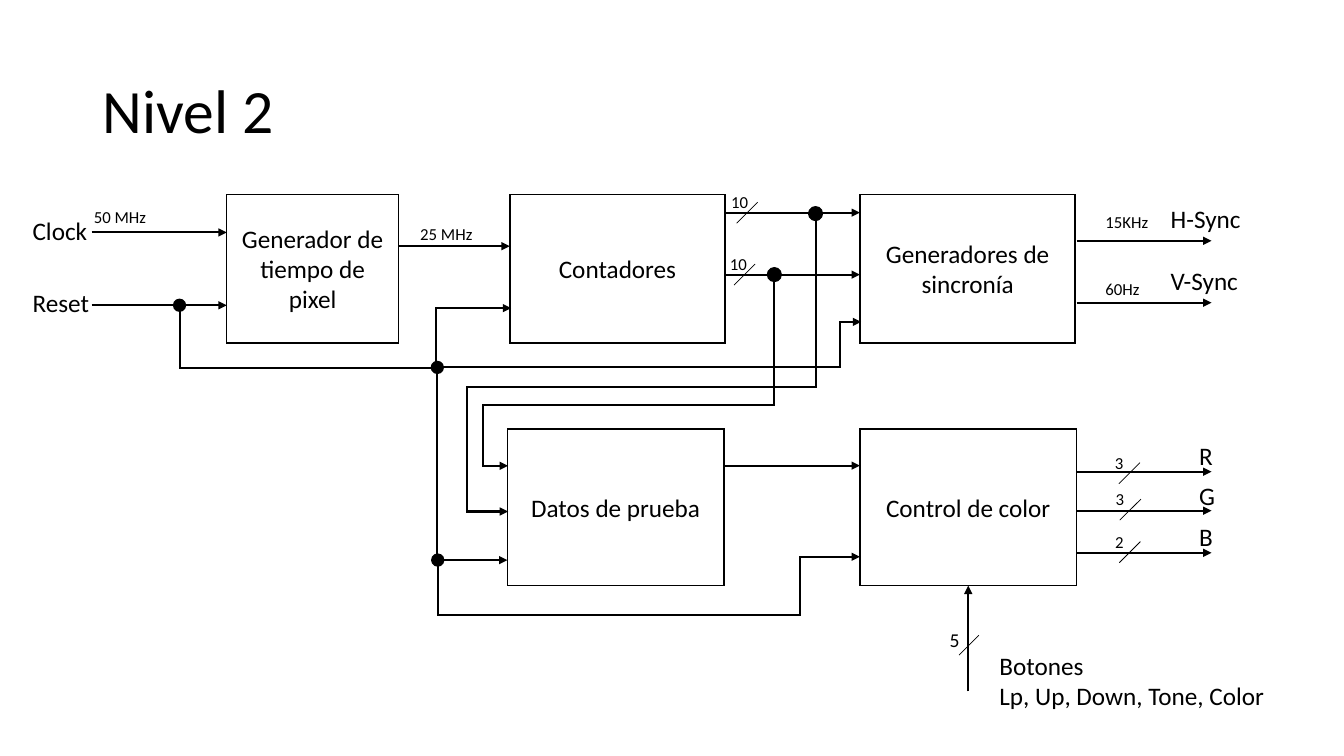
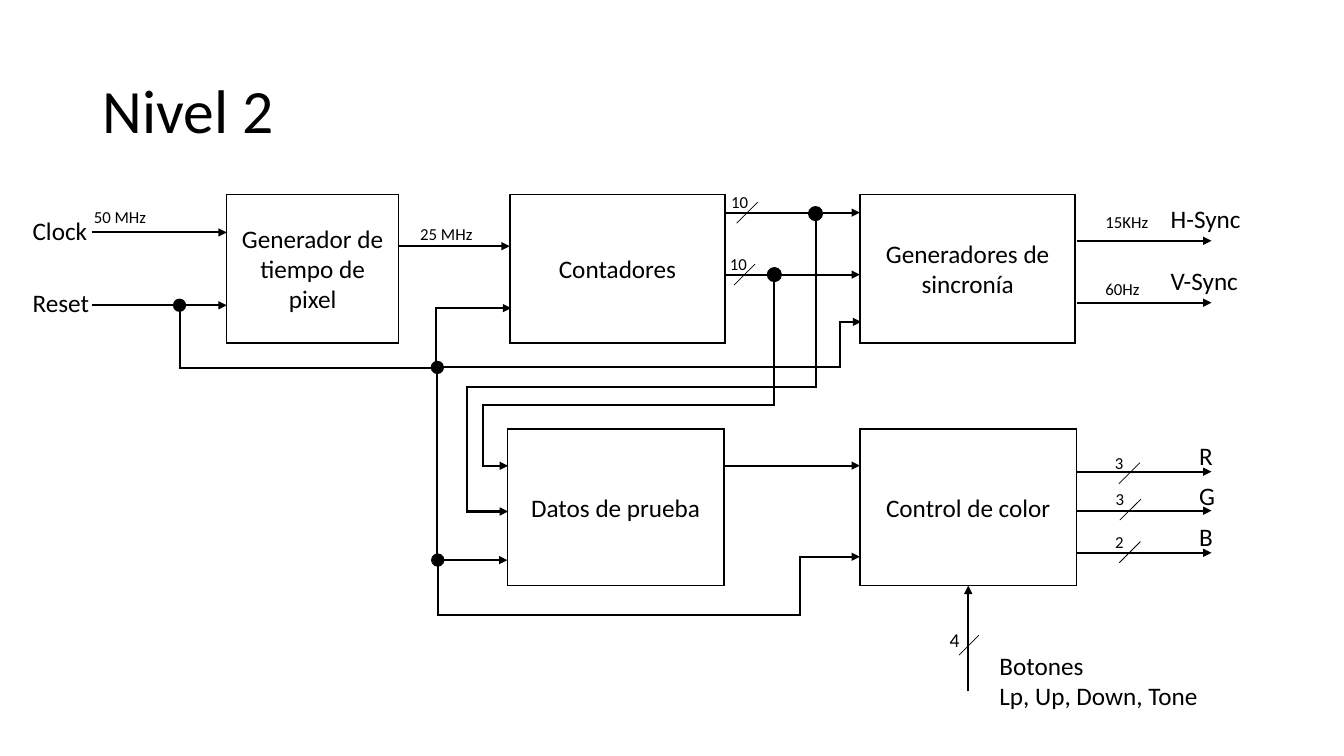
Before and after one commit to lleon95/proy_1_grupo_7_II_2016, a slide deck: slide 3 of Diseño/Bosquejo de bloques - definitivo.pptx. Drawn at 1344x756 pixels with LibreOffice and Linux fonts; fonts in the diff are those of the drawing. Boxes give left, top, right and bottom in pixels: in the first picture for what was removed or moved away, otherwise in the second. Text is boxed around its words. In the diff, an @@ line names an element or a change of style, - is before the commit and + after.

```diff
--- a/Diseño/Bosquejo de bloques - definitivo.pptx
+++ b/Diseño/Bosquejo de bloques - definitivo.pptx
@@ text at [950,634,960,647]: text changed @@
-5
+4
@@ text at [999,688,1197,709]: text changed @@
-Lp, Up, Down, Tone, Color
+Lp, Up, Down, Tone
```
Also in this commit, not shown: 13 other files.
